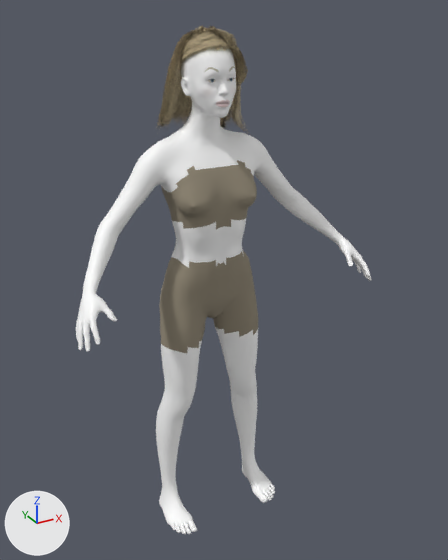
The glTF model characters_art/npcs/hair_faces/npc_ilyra_body_hair.glb, before and after one commit.
The view is the same before and after, from a 50 mm lens placed at (-0.841, -1.667, 1.674), pointed at (0.038, -0.07, 0.875). Every picture has the same lights, and +X, +Y and +Z are marked at lower left. The first picture is the older version.

In view in the first picture: 'female_skinny_body', 'ilyra_locks'.
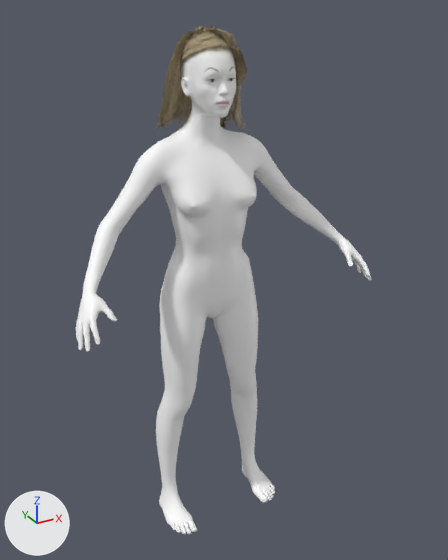
Where the change shows, as pixel boxes (x1, y1, x2, y2) in the pictures (448 x 560 px):
'female_skinny_body', surface changed (brown to grey)
    both: (139, 158, 311, 356)

Diff of the bpy script that builds the scene:
```diff
--- a/characters_art/npcs/hair_faces/npc_ilyra_body_hair.glb.py
+++ b/characters_art/npcs/hair_faces/npc_ilyra_body_hair.glb.py
@@ mat_linen_undergarment @@
 mat_linen_undergarment = principled_material('linen_undergarment')
-mat_linen_undergarment.base_color = (0.3, 0.26, 0.19)  # brown #958b79
-mat_linen_undergarment.roughness = 0.95
+mat_linen_undergarment.texture = img_image_0
+mat_linen_undergarment.roughness = 0.501
```
